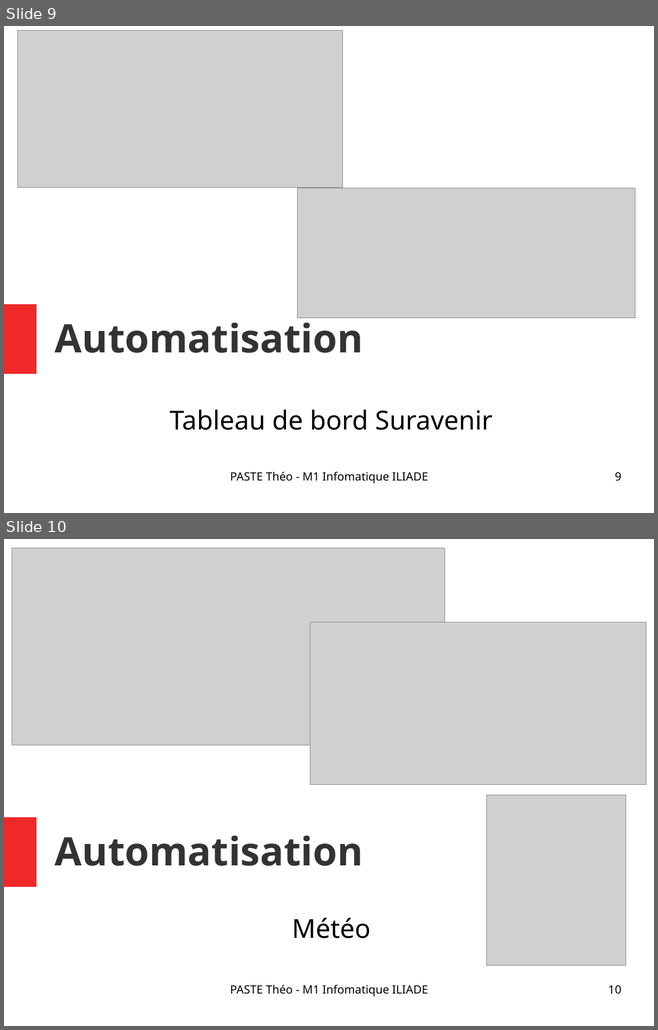
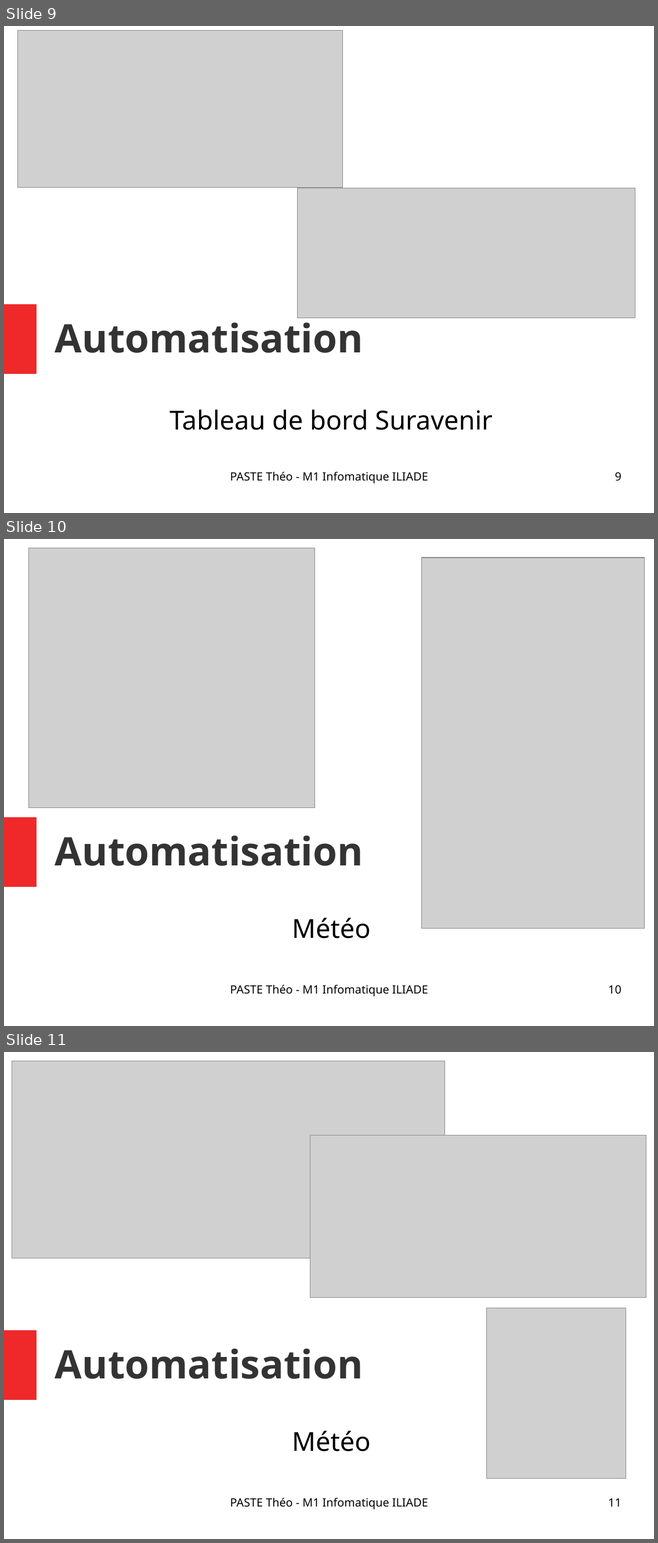
Before and after one commit to Narrateur/Rapport_de_Stage_M1, a slide deck: .gitbook/assets/Presentation_PASTE_Theo.odp. Shown one above the other, each under a label of ours: slides 9 and 10 before the commit, slides 9, 10 and 11 after it. The pictures are 658x1030 and 658x1543 pixels, drawn with LibreOffice and Linux fonts; fonts in the diff are those of the drawing; grey boxes stand for pictures. Boxes give left, top, right and bottom in pixels: in the first picture for what was removed or moved away, otherwise in the second. Text is boxed around its words. In the diff, an @@ line names an element or a change of style, - is before the commit and + after.

```diff
--- a/.gitbook/assets/Presentation_PASTE_Theo.odp
+++ b/.gitbook/assets/Presentation_PASTE_Theo.odp
@@ slide 10 added at [4, 539, 654, 1026], background #FFFFFF; not listed: 1 template element that a slide beside it also shows @@
@@ picture added at [29, 548, 315, 808] @@
@@ picture added at [422, 558, 645, 929] @@
@@ title added at [55, 835, 363, 866], 48 pt, text #333333, bold @@
+Automatisation
@@ subtitle added at [292, 918, 371, 939], 32 pt, text #000000 @@
+Météo
@@ text added at [230, 985, 428, 997], 14 pt, text #000000 @@
+PASTE Théo - M1 Infomatique ILIADE
@@ page number added at [608, 985, 621, 994], 14 pt, text #000000 @@
+10
@@ what was slide 10 is now slide 11 @@
@@ page number at [608, 1499, 621, 1507]: text changed @@
-10
+11
```
Also in this commit, not shown: 1 slide changed, 3 other slides added, 4 other files.
